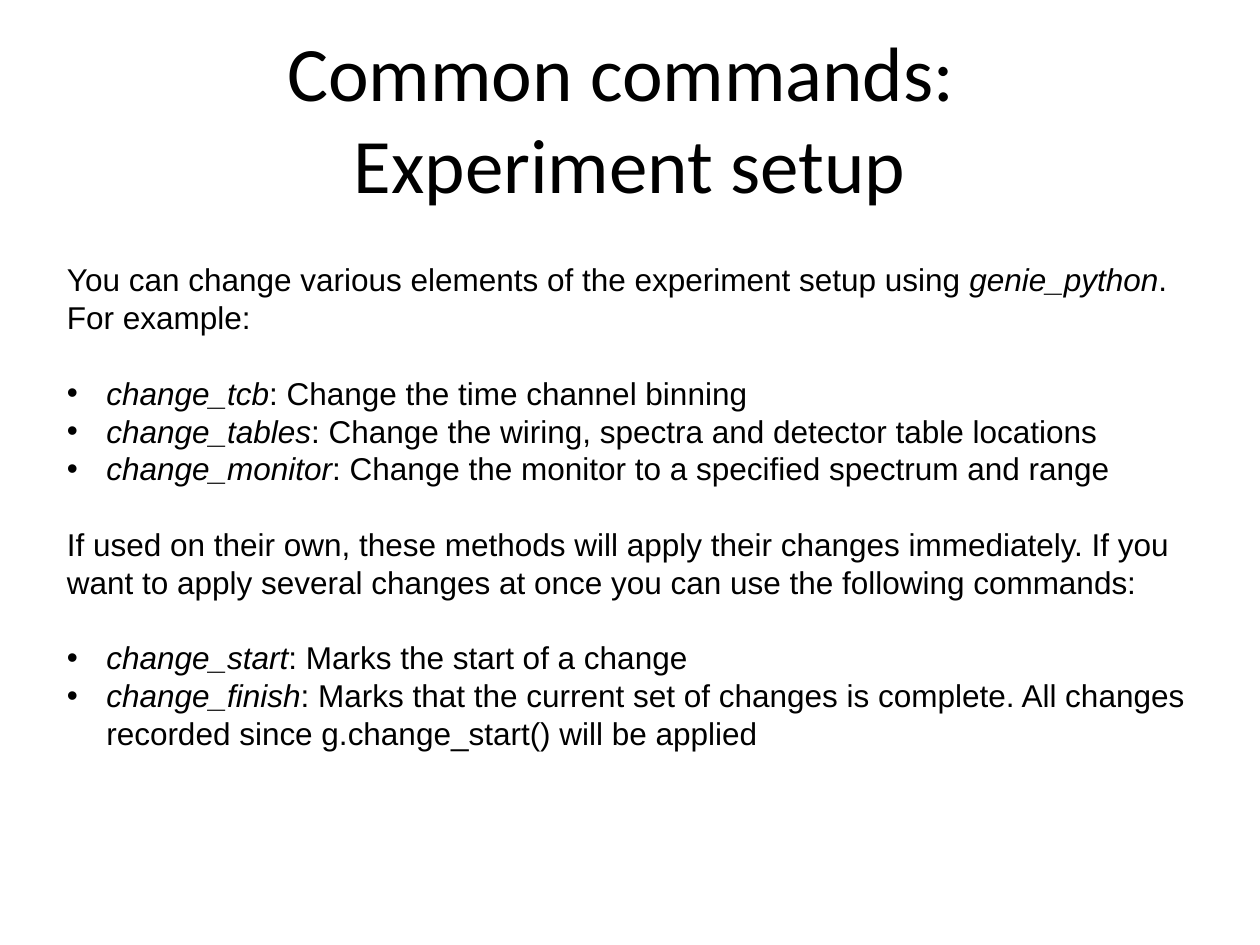
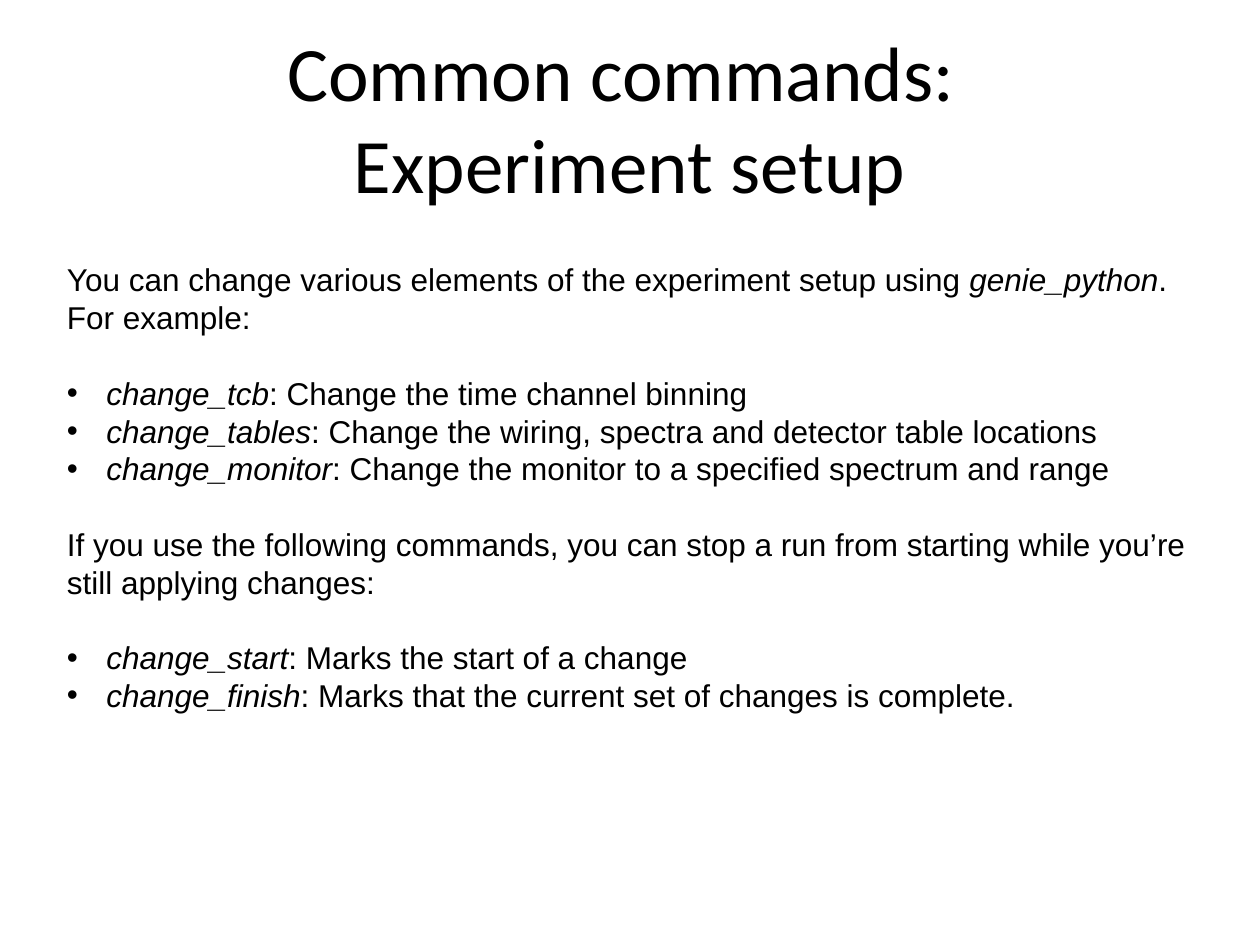
Before and after one commit to ISISComputingGroup/ibex_user_manual, a slide deck: slide 14 of genie_python_and_ibex/genie_python_and_ibex.pptx (slide 15 before the commit). Drawn at 1260x945 pixels with LibreOffice and Linux fonts; fonts in the diff are those of the drawing; background and template pictures are left out. Boxes give left, top, right and bottom in pixels: in the first picture for what was removed or moved away, otherwise in the second. Text is boxed around its words. In the diff, an @@ line names an element or a change of style, - is before the commit and + after.

```diff
--- a/genie_python_and_ibex/genie_python_and_ibex.pptx
+++ b/genie_python_and_ibex/genie_python_and_ibex.pptx
@@ text at [67,533,1185,600]: text changed @@
-If used on their own, these methods will apply their changes immediately. If you want to apply several changes at once you can use the following commands:
+If you use the following commands, you can stop a run from starting while you’re still applying changes:
@@ text at [106,684,1014,713]: text changed @@
-• change_finish: Marks that the current set of changes is complete. All changes recorded since g.change_start() will be applied
+• change_finish: Marks that the current set of changes is complete.
```
Also in this commit, not shown: 8 other slides changed, 2 slides removed.
